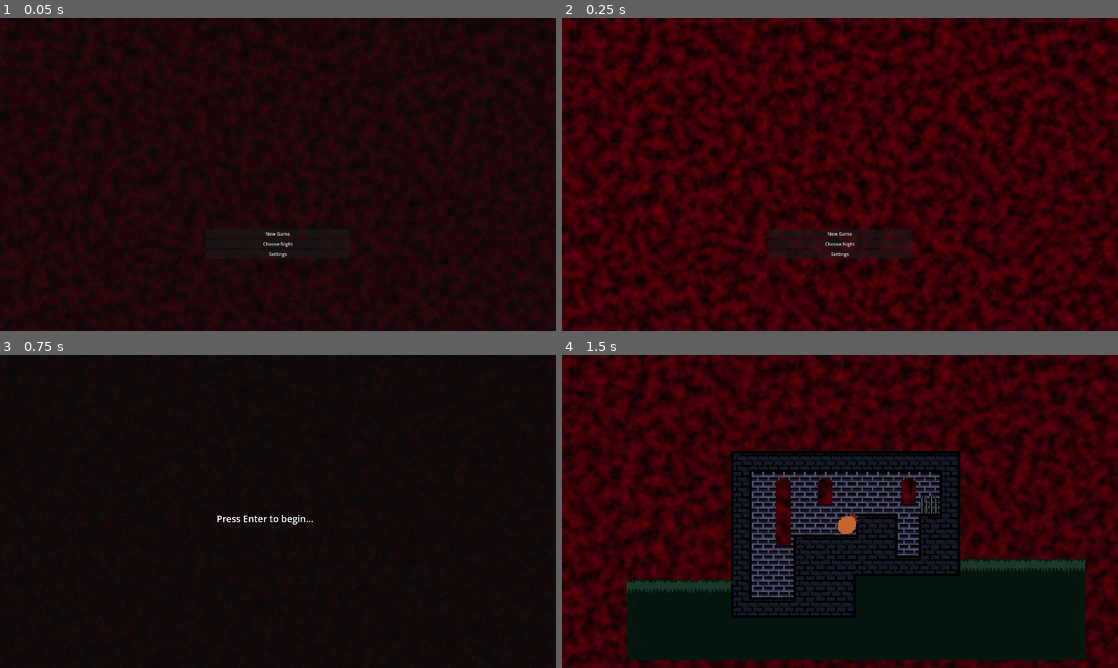
Above: before the commit, frames 1-4 (two rows, left to right).
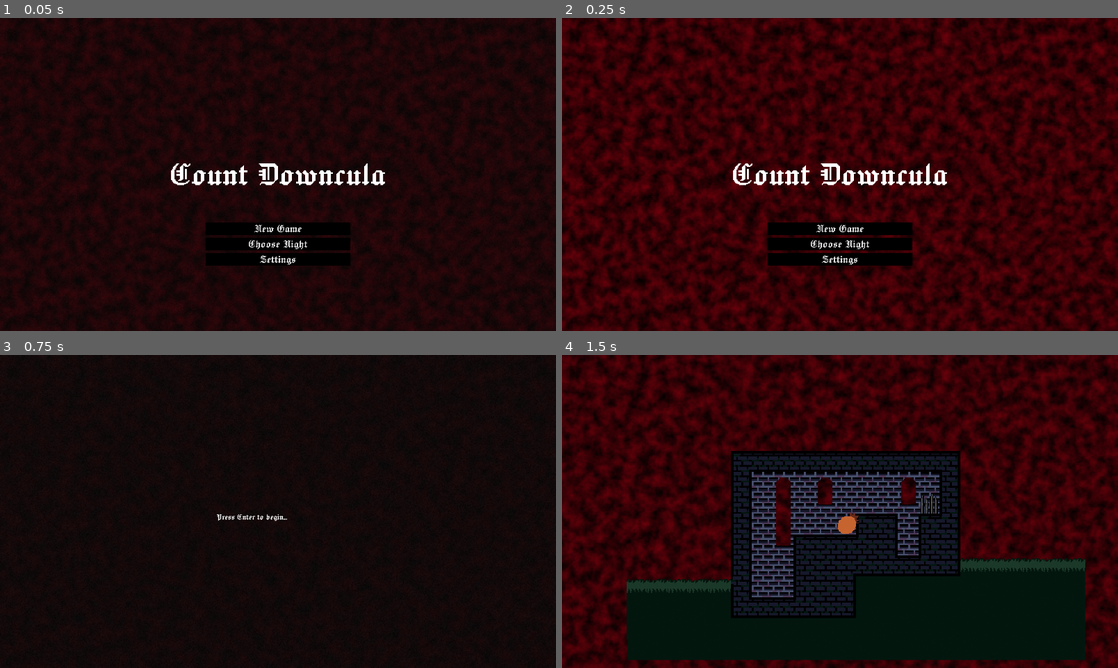
Above: after the commit, the same moments.

Repository: Agecaf/gmtk26-jamgame
Game: Godot game, scene res://main.tscn
The game is run twice, just before and just after one commit, with the same random seed, the same clock (stepped at 60 frames per second) and the same inputs.
Inputs:
- Up to frame 1 (0.05 s): no input
- Up to frame 2 (0.25 s): no input
- Up to frame 3 (0.75 s): click "New Game" at 0.5 s
- Up to frame 4 (1.5 s): tap Enter (ui_accept) at 1.25 s; hold Right (ui_right) from 1.28 s (still down)

The runs differ from the first frame. In frame 1, 3.3% of the frame differs, in the area x 30-70%, y 46-80%; in frame 2, 4.1%; in frame 3, 0.2%; in frame 4, nothing differs.

Commit message:
New font.

Diff:
--- /dev/null
+++ b/assets/other/theme/game_theme.tres
@@ -0,0 +1,33 @@
+[gd_resource type="Theme" format=3 uid="uid://cyj05vdf0ga8u"]
+
+[ext_resource type="FontFile" uid="uid://cilohm76mhdjg" path="res://assets/other/font/Jacquard24-Regular.ttf" id="1_8n77a"]
+
+[sub_resource type="StyleBoxFlat" id="StyleBoxFlat_qs6vt"]
+content_margin_left = 10.0
+content_margin_top = 10.0
+content_margin_right = 10.0
+content_margin_bottom = 10.0
+bg_color = Color(0, 0, 0, 1)
+border_width_left = 3
+border_width_top = 3
+border_width_right = 3
+border_width_bottom = 3
+border_color = Color(0.38289097, 0, 0.03968982, 1)
+
+[sub_resource type="StyleBoxFlat" id="StyleBoxFlat_e5xhn"]
+bg_color = Color(0, 0, 0, 1)
+
+[sub_resource type="StyleBoxFlat" id="StyleBoxFlat_8n77a"]
+bg_color = Color(0, 0, 0, 1)
+border_width_left = 3
+border_width_top = 3
+border_width_right = 3
+border_width_bottom = 3
+border_color = Color(0.604281, 0, 0.052742533, 1)
+
+[resource]
+default_font = ExtResource("1_8n77a")
+default_font_size = 43
+Button/styles/hover = SubResource("StyleBoxFlat_qs6vt")
+Button/styles/normal = SubResource("StyleBoxFlat_e5xhn")
+Button/styles/pressed = SubResource("StyleBoxFlat_8n77a")
--- a/main.tscn
+++ b/main.tscn
@@ -5,6 +5,7 @@
 [ext_resource type="PackedScene" uid="uid://cgqp5q7pdwn8e" path="res://menu/menu.tscn" id="1_ig7tw"]
 [ext_resource type="PackedScene" uid="uid://ch1tr2so418f1" path="res://test/agecaf/test_level/agecaf_test_level.tscn" id="2_lquwl"]
 [ext_resource type="PackedScene" uid="uid://nig00vxjj215" path="res://test/agecaf/test_level/agecaf_test_level_2.tscn" id="3_7mycd"]
+[ext_resource type="Theme" uid="uid://cyj05vdf0ga8u" path="res://assets/other/theme/game_theme.tres" id="6_7mycd"]
 
 [sub_resource type="Gradient" id="Gradient_5pj6p"]
 offsets = PackedFloat32Array(0, 0.9879518)
@@ -58,3 +59,4 @@
 script = ExtResource("1_0xm2m")
 
 [node name="Menu" parent="FrontLayer" unique_id=1014980614 instance=ExtResource("1_ig7tw")]
+theme = ExtResource("6_7mycd")
--- a/menu/main_menu/main_menu.tscn
+++ b/menu/main_menu/main_menu.tscn
@@ -1,6 +1,12 @@
 [gd_scene format=3 uid="uid://3lks8nhux2he"]
 
+[ext_resource type="Theme" uid="uid://cyj05vdf0ga8u" path="res://assets/other/theme/game_theme.tres" id="1_e5xhn"]
 [ext_resource type="Script" uid="uid://0d1rbsv6l8ja" path="res://menu/main_menu/main_menu.gd" id="1_q6idt"]
+[ext_resource type="FontFile" uid="uid://cilohm76mhdjg" path="res://assets/other/font/Jacquard24-Regular.ttf" id="3_qs6vt"]
+
+[sub_resource type="LabelSettings" id="LabelSettings_kafe6"]
+font = ExtResource("3_qs6vt")
+font_size = 129
 
 [node name="MainMenu" type="Control" unique_id=109957370]
 layout_mode = 3
@@ -9,7 +15,22 @@
 anchor_bottom = 1.0
 grow_horizontal = 2
 grow_vertical = 2
+theme = ExtResource("1_e5xhn")
 script = ExtResource("1_q6idt")
+
+[node name="CenterContainer2" type="CenterContainer" parent="." unique_id=106823067]
+custom_minimum_size = Vector2(0, 1080)
+layout_mode = 1
+anchors_preset = 10
+anchor_right = 1.0
+offset_bottom = 129.0
+grow_horizontal = 2
+mouse_filter = 2
+
+[node name="Label" type="Label" parent="CenterContainer2" unique_id=281930320]
+layout_mode = 2
+text = "Count Downcula"
+label_settings = SubResource("LabelSettings_kafe6")
 
 [node name="CenterContainer" type="CenterContainer" parent="." unique_id=621733353]
 custom_minimum_size = Vector2(0, 600)
@@ -24,6 +45,7 @@
 [node name="VBoxContainer" type="VBoxContainer" parent="CenterContainer" unique_id=629083426]
 custom_minimum_size = Vector2(500, 0)
 layout_mode = 2
+theme_override_constants/separation = 10
 
 [node name="NewGame" type="Button" parent="CenterContainer/VBoxContainer" unique_id=1195911735]
 unique_name_in_owner = true
--- a/project.godot
+++ b/project.godot
@@ -30,6 +30,7 @@
 
 window/size/viewport_width=1920
 window/size/viewport_height=1080
+window/size/mode=3
 window/stretch/mode="viewport"
 
 [file_customization]
Binary file added: assets/other/font/Jacquard12-Regular.ttf
Not shown, added: assets/other/font/Jacquard12-Regular.ttf.import
Binary file added: assets/other/font/Jacquard24-Regular.ttf
Not shown, added: assets/other/font/Jacquard24-Regular.ttf.import
Not shown, added: assets/other/font/OFL.txt
